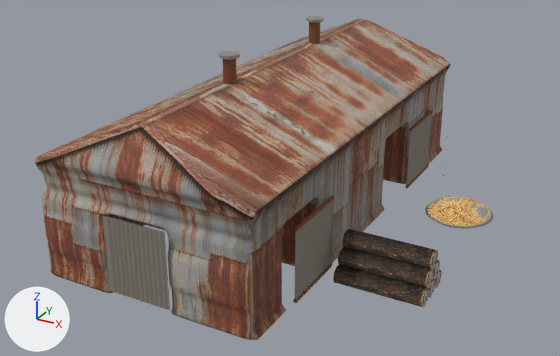
Renders of the glTF model public/assets/models/wasteland/town/works.glb from each side of a commit.
The view is the same before and after, from a camera (50 mm lens) standing at (15.7, -28.3, 15.4) and looking at (0.3, -0.4, 1.4). Every picture has the same lights, and +X, +Y and +Z are marked at lower left. The older version comes first. Where no turn or scale is listed for an object, it has been applied to the vertices. Vertices at exactly the same position are counted once.

Objects in the first picture: 'sawmill-far-stack-log-1-3', 'sawmill-far-stack-log-2-2', 'sawmill-far-stack-log-3-1', 'sawmill-sawdust-photo-mound', 'warehouse-rear-door-leaf', 'warehouse-side-door-1-1', 'warehouse-side-door-1-2', 'warehouse:body' and 11 more.
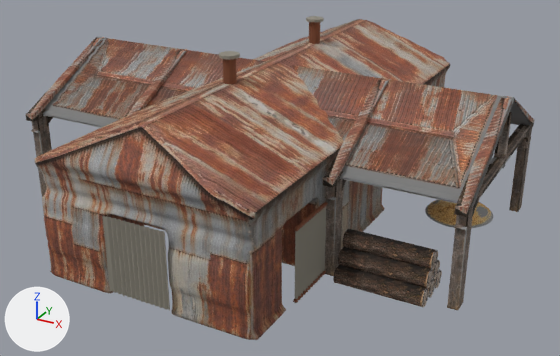
Location of each change, (x1, y1, x2, y2) in pixels of the pictures (560 x 356 px):
'sawmill-roof-corrugated-tin', reshaped (not visible before)
    after: (42, 37, 531, 207)
'sawmill-timber-frame-line-5', reshaped (not visible before)
    after: (447, 96, 534, 310)
'sawmill-timber-frame-line-4', reshaped (not visible before)
    after: (323, 78, 391, 276)
'sawmill-timber-frame-line-1', reshaped (not visible before)
    after: (26, 37, 105, 196)
'sawmill-timber-frame-line-2', reshaped (not visible before)
    after: (125, 49, 187, 117)
'warehouse-side-door-1-1', unchanged, covered by the edit
    before: (406, 111, 432, 187)

The edits, one by one:
me_sawmill_timber_frame_line_1 is used by ob_sawmill_timber_frame_line_1; location (0.0, 0.0, 0.0).
me_sawmill_timber_frame_line_1 had 88 vertices, 180 faces and spanned x -3.19..3.19, y 7.05..7.45, z 2.74..5.32.
me_sawmill_timber_frame_line_1 now has 88 vertices, 184 faces and spans x -9.95..-9.55, y -5.09..5.09, z 0.0..6.5.
me_sawmill_timber_frame_line_1 part 1: 88 vertices added at x -9.95..-9.55, y -5.09..5.09, z 0.0..6.5.
Other edits to the shape of me_sawmill_timber_frame_line_1 do not show in these pictures.
me_sawmill_timber_frame_line_2 is used by ob_sawmill_timber_frame_line_2; location (0.0, 0.0, 0.0).
me_sawmill_timber_frame_line_2 had 88 vertices, 180 faces and spanned x -3.19..3.19, y 3.42..3.83, z 2.74..5.32.
me_sawmill_timber_frame_line_2 now has 88 vertices, 184 faces and spans x -5.07..-4.68, y -5.09..5.09, z 0.0..6.5.
me_sawmill_timber_frame_line_2 part 2: the whole mesh is rebuilt.
me_sawmill_timber_frame_line_4 is used by ob_sawmill_timber_frame_line_4; location (0.0, 0.0, 0.0).
me_sawmill_timber_frame_line_4 had 88 vertices, 180 faces and spanned x -3.19..3.19, y -3.83..-3.42, z 2.74..5.32.
me_sawmill_timber_frame_line_4 now has 88 vertices, 184 faces and spans x 4.68..5.07, y -5.09..5.09, z 0.0..6.5.
me_sawmill_timber_frame_line_4 part 3: the whole mesh is rebuilt.
me_sawmill_timber_frame_line_5 is used by ob_sawmill_timber_frame_line_5; location (0.0, 0.0, 0.0).
me_sawmill_timber_frame_line_5 had 88 vertices, 180 faces and spanned x -3.19..3.19, y -7.45..-7.05, z 2.74..5.32.
me_sawmill_timber_frame_line_5 now has 88 vertices, 184 faces and spans x 9.55..9.95, y -5.09..5.09, z 0.0..6.5.
me_sawmill_timber_frame_line_5 part 4: 88 vertices added at x 9.55..9.95, y -5.09..5.09, z 0.0..6.5.
Other edits to the shape of me_sawmill_timber_frame_line_5 do not show in these pictures.
me_sawmill_corrugated_pitched_roof_skin is used by ob_sawmill_roof_corrugated_tin; location (0.0, 0.0, 0.0).
me_sawmill_corrugated_pitched_roof_skin had 858 vertices, 1536 faces and spanned x -3.8..3.8, y -7.5..7.5, z 3.5..5.7.
me_sawmill_corrugated_pitched_roof_skin now has 858 vertices, 1536 faces and spans x -10.0..10.0, y -4.5..4.5, z 4.0..6.5.
me_sawmill_corrugated_pitched_roof_skin part 5: the whole mesh is multiplied about its middle by the matrix ((0.0, -1.333, 0.0), (-1.2, 0.0, 0.0), (0.0, 0.0, 1.162)), then moved by (0.0, 0.0, 0.6).
